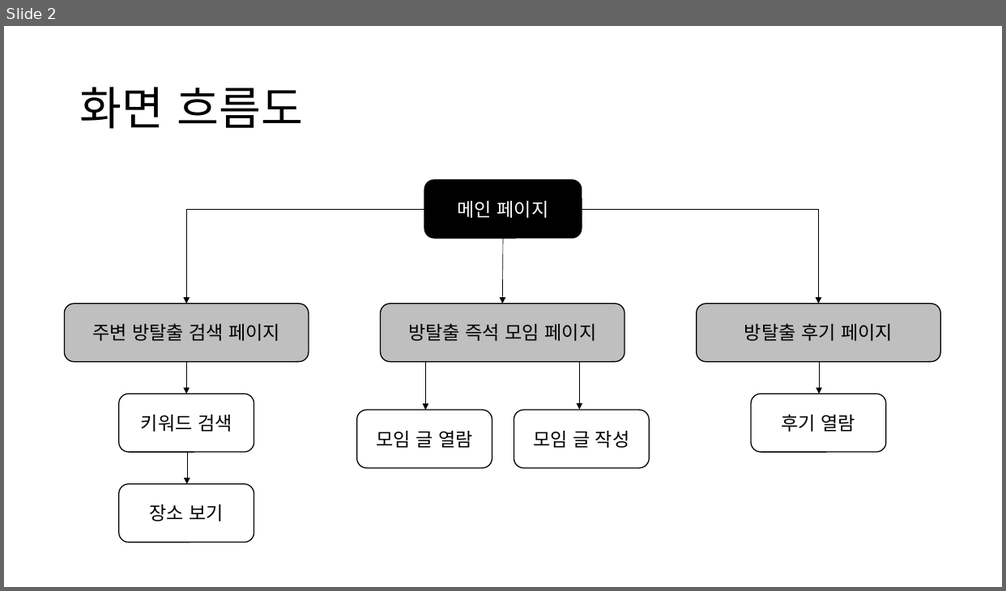
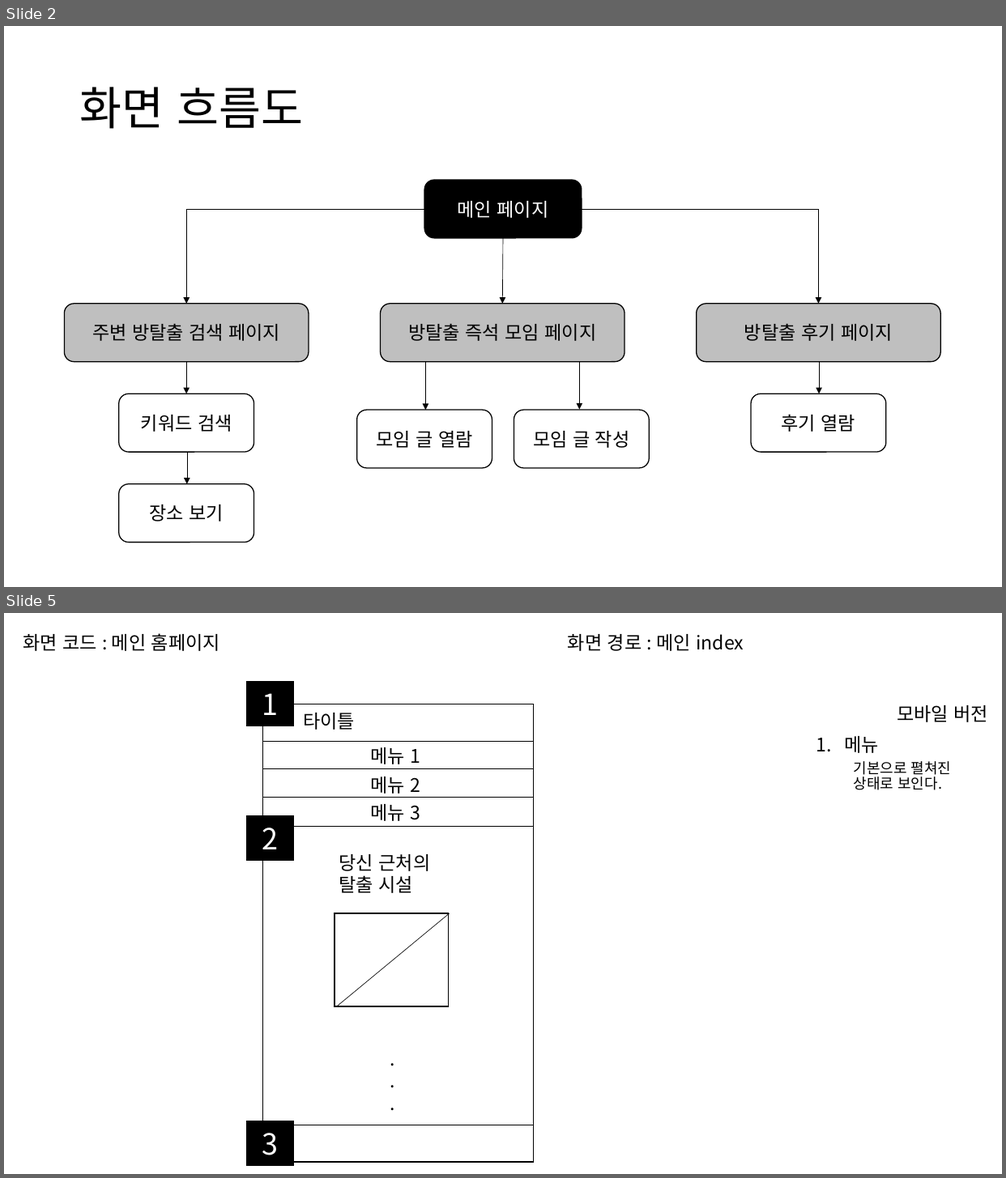
Before and after one commit to MJKim99/Frontend-Study, a slide deck: myweb/doc/UI 설계 문서.pptx. Shown one above the other, each under a label of ours: slide 2 before the commit, slides 2 and 5 after it; the slides between them are not shown. The pictures are 1006x591 and 1006x1178 pixels, drawn with LibreOffice and Linux fonts; fonts in the diff are those of the drawing. Boxes give left, top, right and bottom in pixels: in the first picture for what was removed or moved away, otherwise in the second. Text is boxed around its words. In the diff, an @@ line names an element or a change of style, - is before the commit and + after.

```diff
--- a/myweb/doc/UI 설계 문서.pptx
+++ b/myweb/doc/UI 설계 문서.pptx
@@ slide 5 added at (x1=4, y1=613, x2=1002, y2=1174), background #FFFFFF @@
@@ text added at (x1=23, y1=633, x2=220, y2=651), 18 pt, text #000000 @@
+화면 코드 : 메인 홈페이지
@@ text added at (x1=568, y1=634, x2=744, y2=651), 18 pt, text #000000 @@
+화면 경로 : 메인 index
@@ rectangle added at (x1=246, y1=682, x2=293, y2=726), fill #000000, outline #000000 1 pt, 28 pt, text #FFFFFF @@
+1
@@ rectangle added at (x1=263, y1=705, x2=534, y2=827), fill #FFFFFF, outline #000000 1 pt @@
@@ text added at (x1=844, y1=705, x2=989, y2=790), 14 pt, text #000000 @@
+모바일 버전
+1. 메뉴
+  기본으로 펼쳐진 상태로 보인다.
@@ text added at (x1=303, y1=713, x2=355, y2=730), 18 pt, text #000000 @@
+타이틀
@@ line added from (263, 741) to (533, 741), #000000 0.5 pt @@
@@ text added at (x1=371, y1=747, x2=420, y2=764), 18 pt, text #000000 @@
+메뉴 1
@@ rectangle added at (x1=263, y1=760, x2=534, y2=1127), fill #FFFFFF, outline #000000 1 pt @@
@@ line added from (263, 769) to (533, 769), #000000 0.5 pt @@
@@ text added at (x1=371, y1=777, x2=420, y2=794), 18 pt, text #000000 @@
+메뉴 2
@@ line added from (263, 797) to (533, 797), #000000 0.5 pt @@
@@ text added at (x1=371, y1=804, x2=420, y2=821), 18 pt, text #000000 @@
+메뉴 3
@@ rectangle added at (x1=246, y1=815, x2=293, y2=860), fill #000000, outline #000000 1 pt, 28 pt, text #FFFFFF @@
+2
@@ text added at (x1=339, y1=854, x2=431, y2=893), 18 pt, text #000000 @@
+당신 근처의
+탈출 시설
@@ rectangle added at (x1=334, y1=914, x2=448, y2=1007), fill #FFFFFF, outline #000000 1 pt @@
@@ line added from (450, 914) to (336, 1007), #000000 0.5 pt @@
@@ text added at (x1=315, y1=1043, x2=471, y2=1119), 18 pt, text #000000 @@
+.
+.
+.
@@ rectangle added at (x1=246, y1=1122, x2=293, y2=1166), fill #000000, outline #000000 1 pt, 28 pt, text #FFFFFF @@
+3
@@ rectangle added at (x1=263, y1=1126, x2=534, y2=1162), fill #FFFFFF, outline #000000 1 pt @@
```
Also in this commit, not shown: 1 slide changed, 5 other slides added, 1 slide removed.
